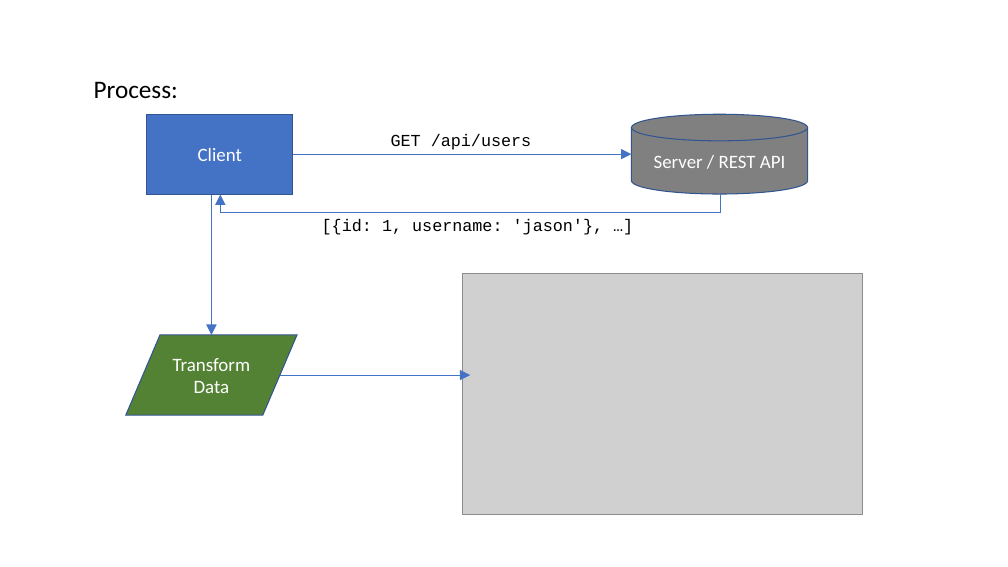
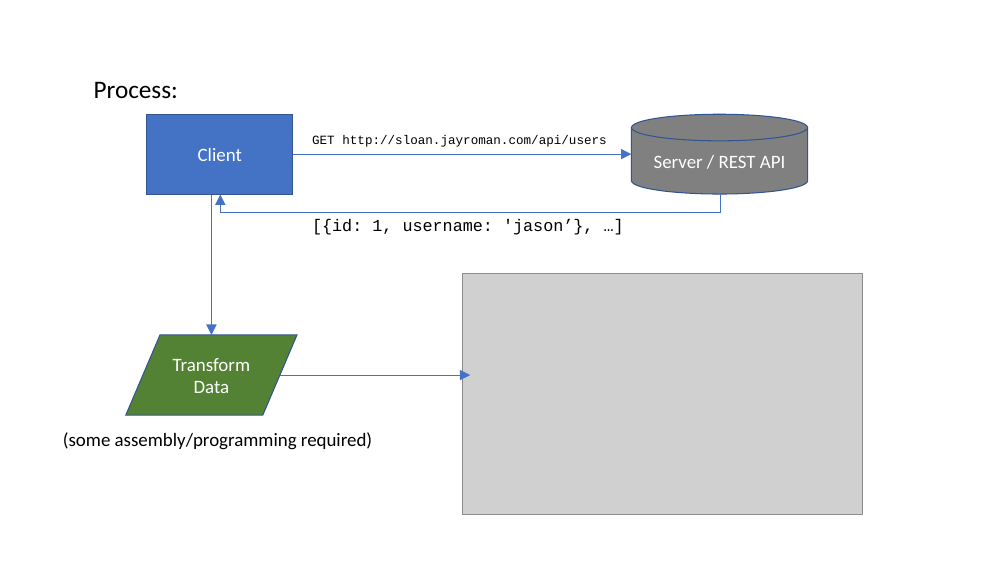
Before and after one commit to jasonroman/sloan-2018, a slide deck: slide 4 of presentation/rest-api-json-graphing.pptx. Drawn at 1008x567 pixels with LibreOffice and Linux fonts; fonts in the diff are those of the drawing; grey boxes stand for pictures. Boxes give left, top, right and bottom in pixels: in the first picture for what was removed or moved away, otherwise in the second. Text is boxed around its words. In the diff, an @@ line names an element or a change of style, - is before the commit and + after.

```diff
--- a/presentation/rest-api-json-graphing.pptx
+++ b/presentation/rest-api-json-graphing.pptx
@@ text at bbox=[312, 135, 606, 147]: text changed; size 16 to 12 pt @@
-GET /api/users
+GET http://sloan.jayroman.com/api/users
@@ text at bbox=[312, 219, 593, 235]: text changed @@
-[{id: 1, username: 'jason'}, …]
+[{id: 1, username: 'jason’}, …]
@@ text added at bbox=[63, 432, 372, 450], 18 pt, text #000000 @@
+(some assembly/programming required)
```
Also in this commit, not shown: 3 other slides changed, 1 other file.
